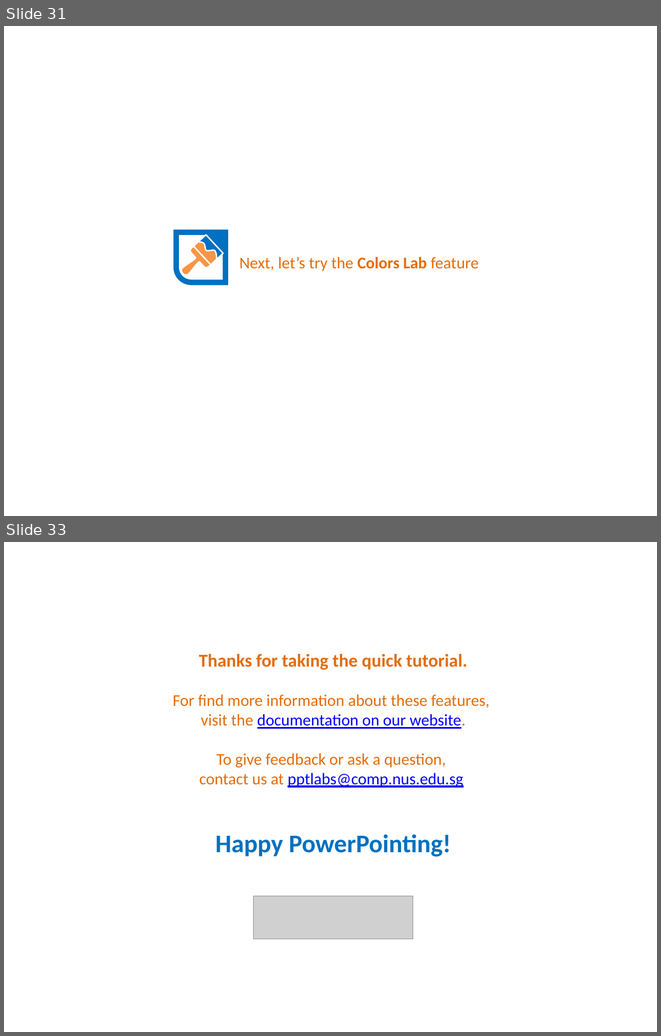
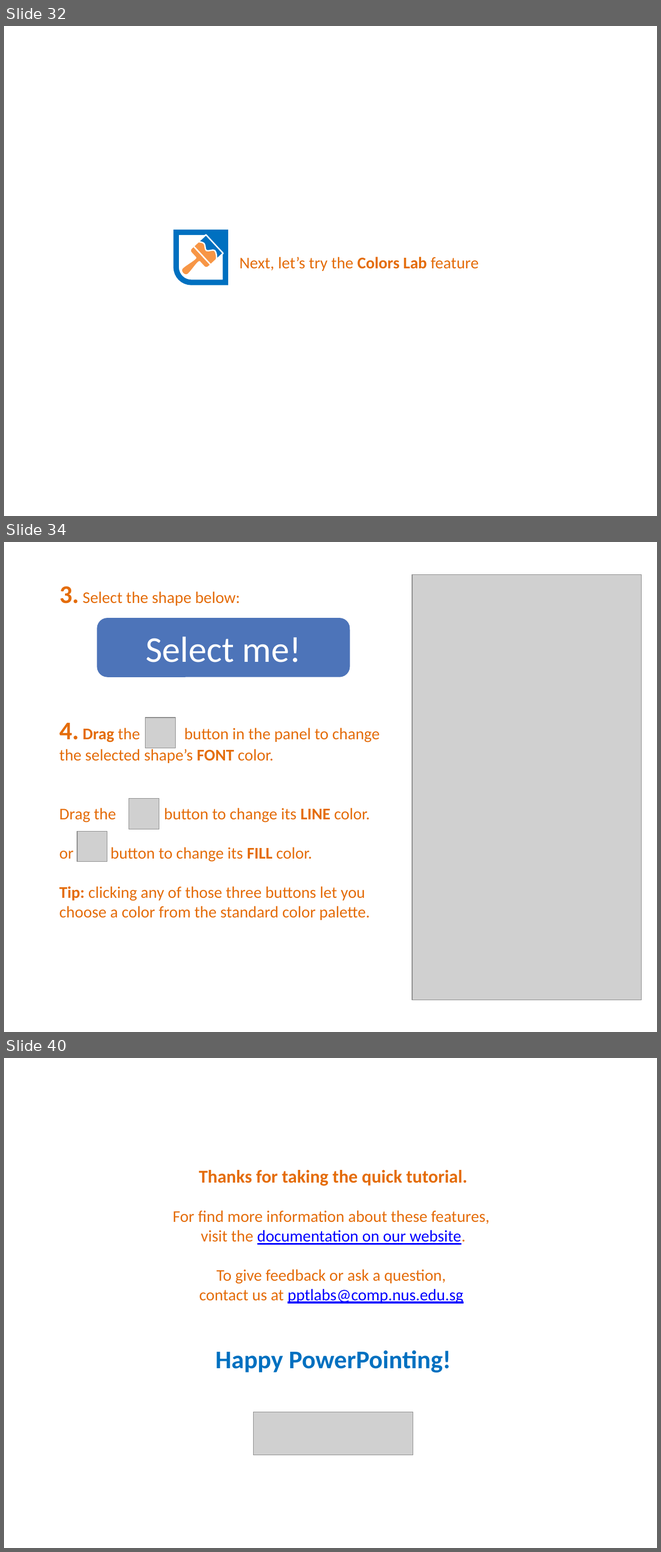
Before and after one commit to PowerPointLabs/PowerPointLabs, a slide deck: doc/PowerPointLabs Quick Tutorial.pptx. Shown one above the other, each under a label of ours: slides 31 and 33 before the commit, slides 32, 34 and 40 after it; the slides between them are not shown. The pictures are 661x1036 and 661x1552 pixels, drawn with LibreOffice and Linux fonts; fonts in the diff are those of the drawing; grey boxes stand for pictures. Boxes give left, top, right and bottom in pixels: in the first picture for what was removed or moved away, otherwise in the second. Text is boxed around its words. In the diff, an @@ line names an element or a change of style, - is before the commit and + after.

```diff
--- a/doc/PowerPointLabs Quick Tutorial.pptx
+++ b/doc/PowerPointLabs Quick Tutorial.pptx
@@ slide 34 added at box(4, 542, 657, 1032), background #FFFFFF @@
@@ text added at box(60, 586, 240, 606), 18 pt, text #E46C0A @@
+3. Select the shape below:
@@ picture added at box(412, 575, 641, 1000) @@
@@ rounded rectangle added at box(98, 619, 350, 677), fill #4D74B9, outline #4D74B9 2 pt, 40 pt, text #FFFFFF @@
+Select me!
@@ text added at box(59, 723, 380, 920), 18 pt, text #E46C0A @@
+4. Drag the button in the panel to change the selected shape’s FONT color.
+Drag the button to change its LINE color.
+or button to change its FILL color.
+Tip: clicking any of those three buttons let you choose a color from the standard color palette.
@@ picture added at box(146, 717, 176, 748) @@
@@ picture added at box(129, 799, 159, 829) @@
@@ picture added at box(77, 831, 107, 862) @@
@@ what was slide 31 is now slide 32 @@
@@ what was slide 33 is now slide 40 @@
```
Also in this commit, not shown: 13 slides changed, 6 other slides added.
